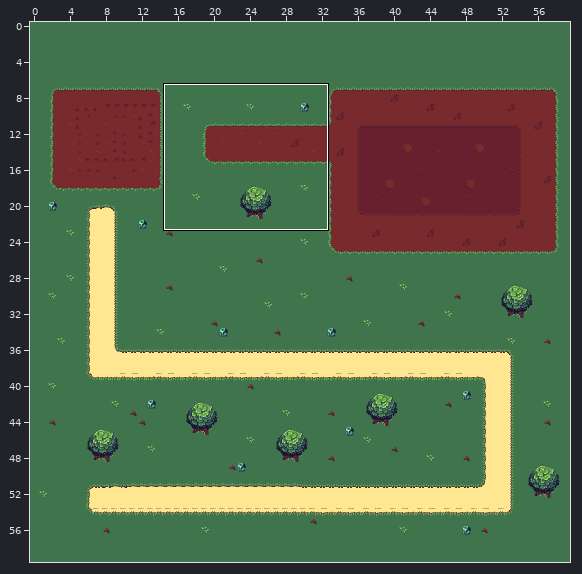
A Tiled map (JSON) gets an edit: assets/Tilemaps/bgmap.json. The picture above shows the old version from afar; the outline marks the close-up.
Close-up. The starting point:
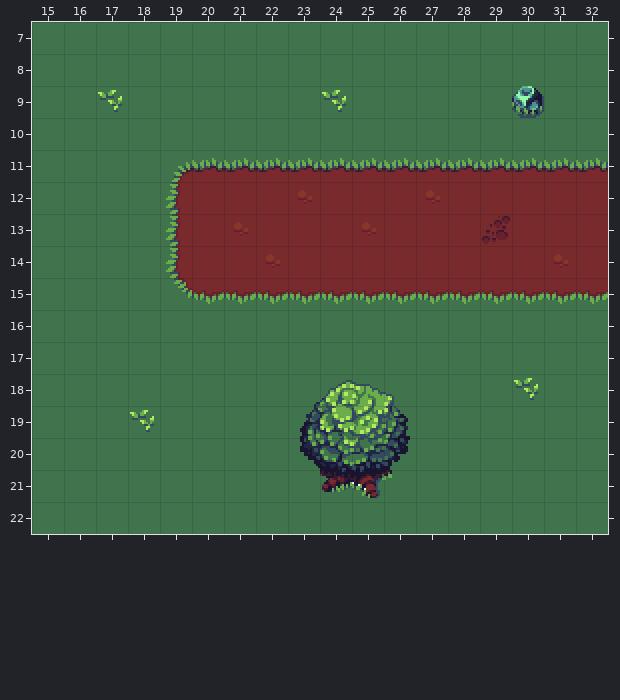
Cells are 16x16 px. Shown: x 15..32, y 7..22. The commit also changed other parts of the map, which this record leaves out.
The result:
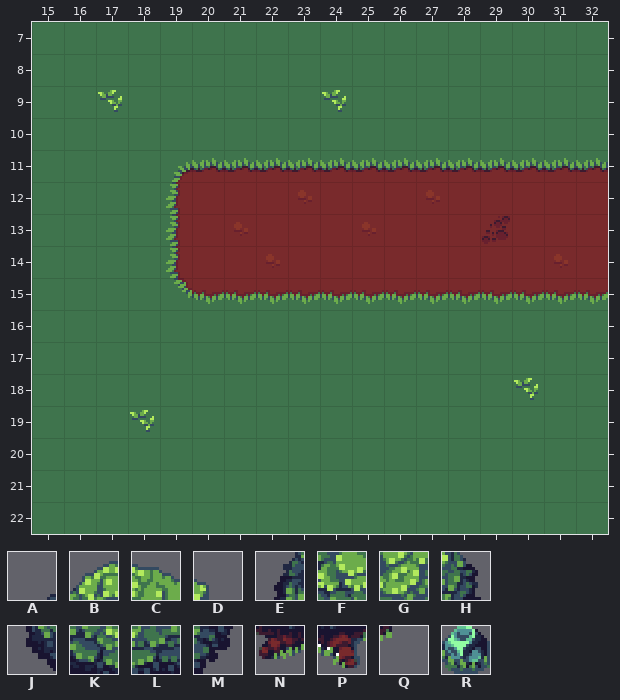
Key: from "sheet": A 159, B 160, C 161, D 162, E 183, F 184, G 185, H 186, J 207, K 208, L 209, M 210, N 232, P 233, Q 234, R 239.
_ is an empty cell, . an unchanged one.
Edits made:
--- layer "World" (removed)
@@ x 30..30 @@
- 9 R
+ 9 _
@@ x 23..26 @@
-18 ABCD
-19 EFGH
-20 JKLM
-21 .NPQ
+18 ____
+19 ____
+20 ____
+21 .___
Pixel boxes of the changes (left, top, right, bottom) in both close-ups:
removed: (512, 86, 544, 118)
removed: (300, 380, 410, 498)
